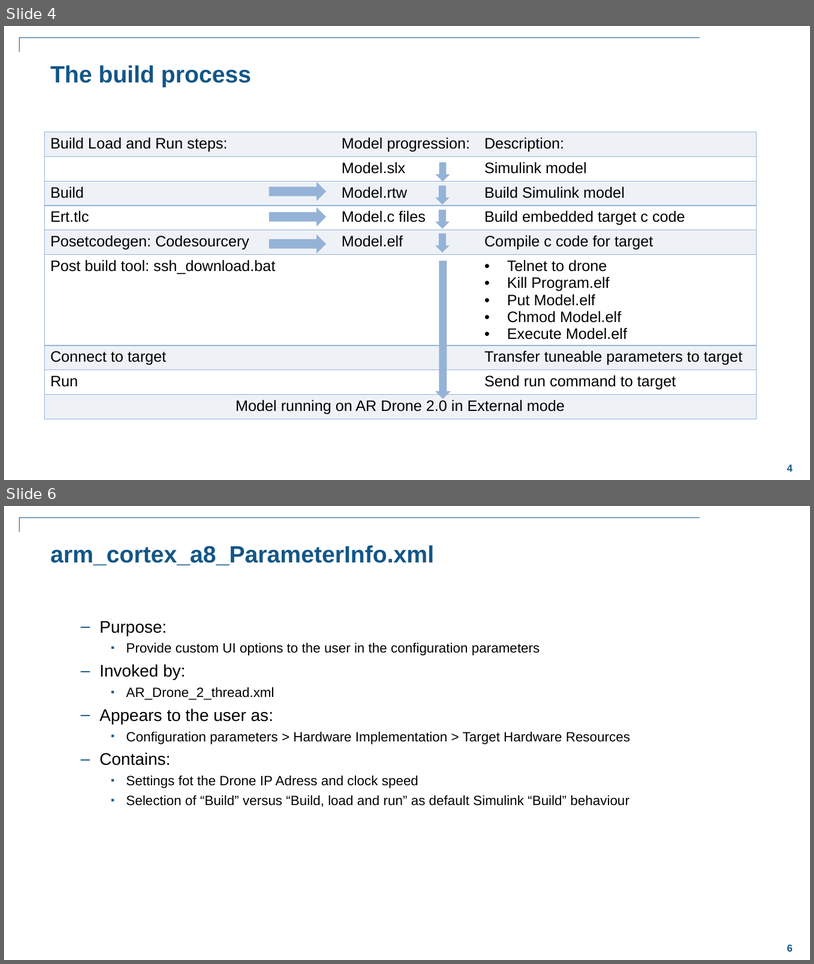
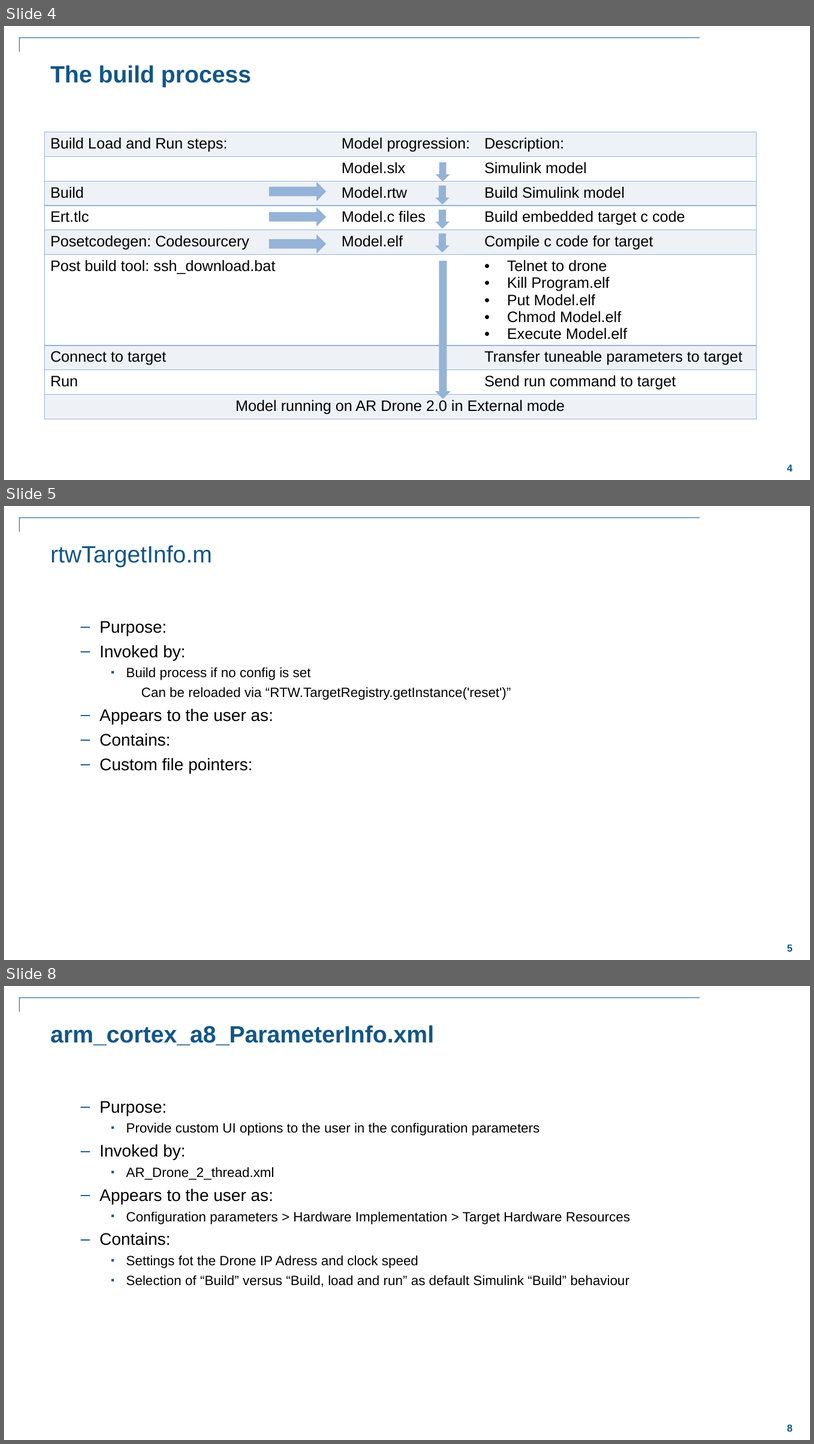
Before and after one commit to darenlee/SimulinkARDroneTarget, a slide deck: Docs/Generating code for the AR Drone 2.pptx. Shown one above the other, each under a label of ours: slides 4 and 6 before the commit, slides 4, 5 and 8 after it; the slides between them are not shown. The pictures are 814x964 and 814x1444 pixels, drawn with LibreOffice and Linux fonts; fonts in the diff are those of the drawing; background and template pictures are left out. Boxes give left, top, right and bottom in pixels: in the first picture for what was removed or moved away, otherwise in the second. Text is boxed around its words. In the diff, an @@ line names an element or a change of style, - is before the commit and + after.

```diff
--- a/Docs/Generating code for the AR Drone 2.pptx
+++ b/Docs/Generating code for the AR Drone 2.pptx
@@ slide 5 added at (x1=4, y1=506, x2=810, y2=960), background #FFFFFF; not listed: 2 template elements that a slide beside it also shows @@
@@ title added at (x1=50, y1=545, x2=212, y2=567), 28 pt, text #125687 @@
+rtwTargetInfo.m
@@ text added at (x1=99, y1=621, x2=511, y2=773), 16 pt, text #000000 @@
+  – Purpose:
+  – Invoked by:
+    ▪ Build process if no config is set
+      Can be reloaded via “RTW.TargetRegistry.getInstance('reset')”
+  – Appears to the user as:
+  – Contains:
+  – Custom file pointers:
@@ what was slide 6 is now slide 8 @@
```
Also in this commit, not shown: 3 slides changed, 2 other slides added, 30 other files.
